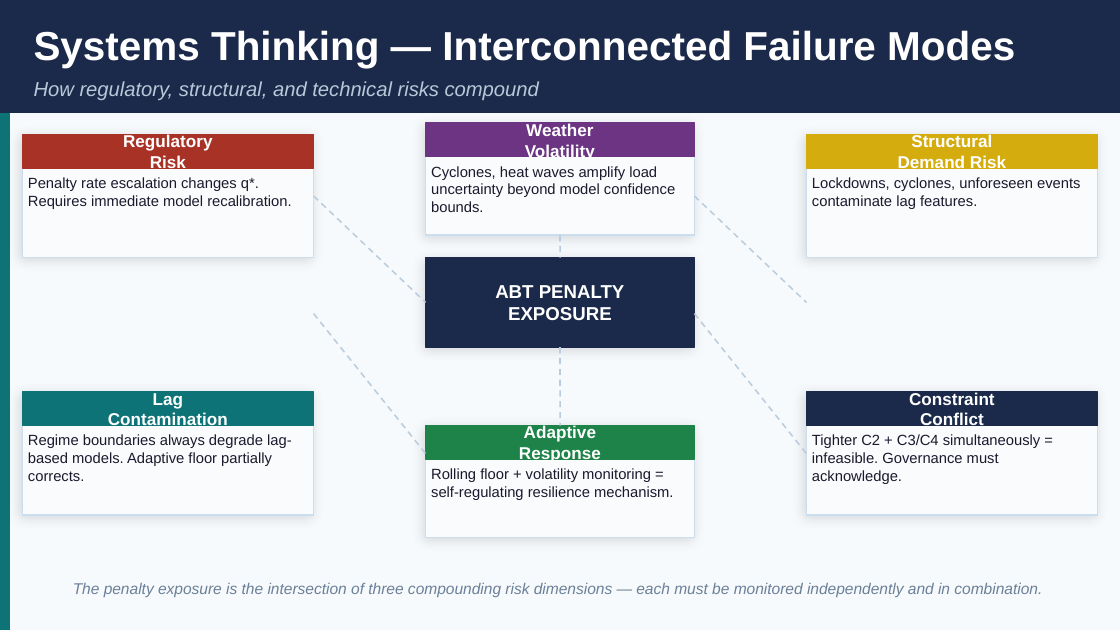
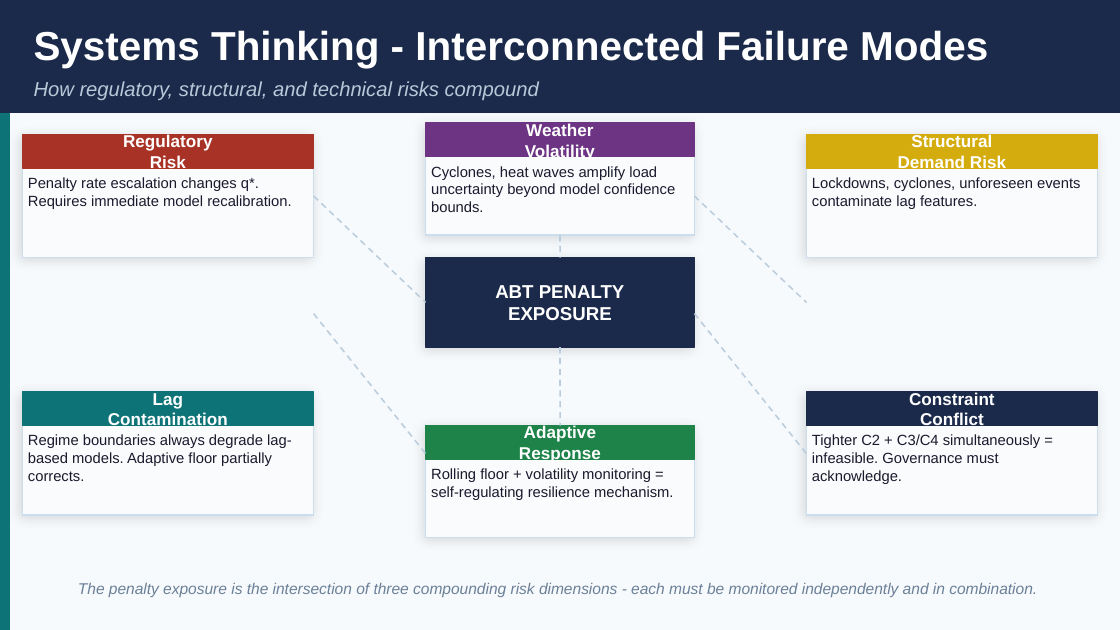
Before and after one commit to arnavgupta2004/DecodeX, a slide deck: slide 14 of Final Deliverables/GRIDSHIELD_Executive_Presentation.pptx. Drawn at 1120x630 pixels with LibreOffice and Linux fonts; fonts in the diff are those of the drawing. Boxes give left, top, right and bottom in pixels: in the first picture for what was removed or moved away, otherwise in the second. Text is boxed around its words. In the diff, an @@ line names an element or a change of style, - is before the commit and + after.

```diff
--- a/Final Deliverables/GRIDSHIELD_Executive_Presentation.pptx
+++ b/Final Deliverables/GRIDSHIELD_Executive_Presentation.pptx
@@ text at bbox=[34, 30, 988, 68]: text changed @@
-Systems Thinking — Interconnected Failure Modes
+Systems Thinking - Interconnected Failure Modes
@@ text at bbox=[78, 583, 1037, 597]: text changed @@
-The penalty exposure is the intersection of three compounding risk dimensions — each must be monitored independently and in combination.
+The penalty exposure is the intersection of three compounding risk dimensions - each must be monitored independently and in combination.
```
Also in this commit, not shown: 10 other slides changed, 3 slides added, 3 slides removed, 4 other files.
